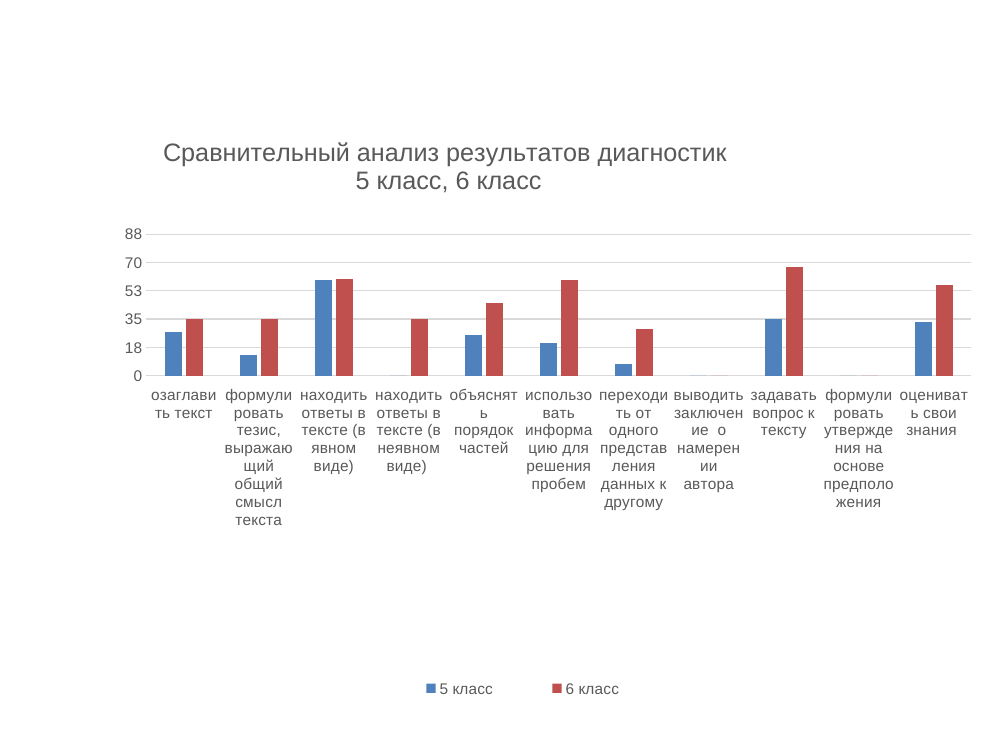
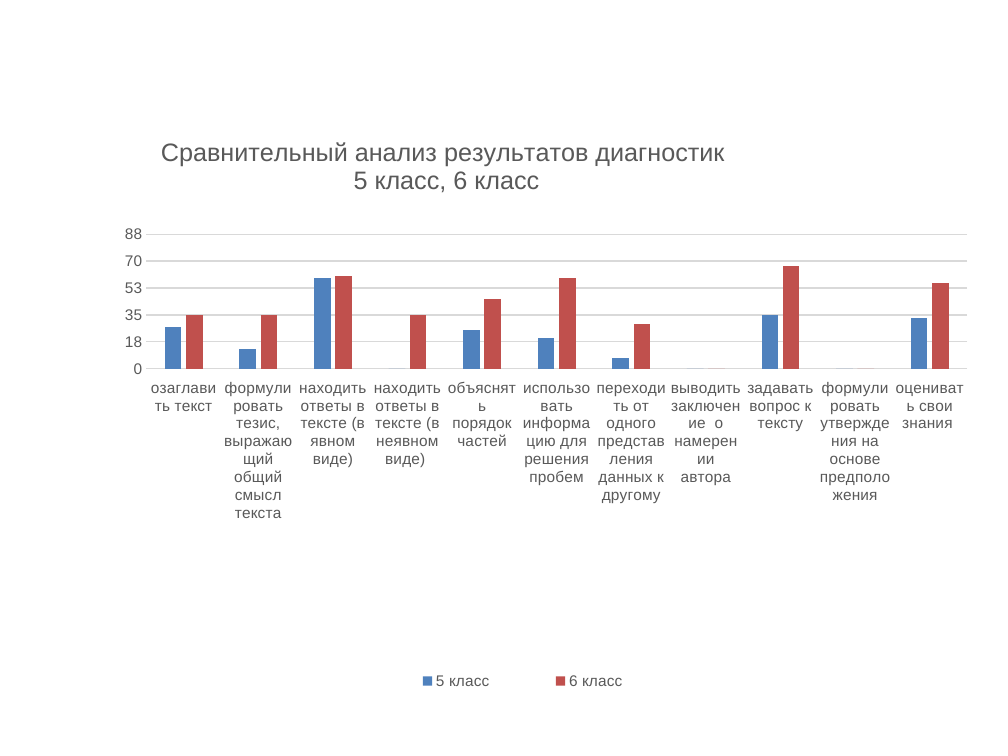
Before and after one commit to forestergr/rusinovatn-site, a slide deck: slide 23 of posts/m_17/methods_semantic_reading.pptx. Drawn at 1008x756 pixels with LibreOffice and Linux fonts; fonts in the diff are those of the drawing; background and template pictures are left out. Boxes give left, top, right and bottom in pixels: in the first picture for what was removed or moved away, otherwise in the second. Text is boxed around its words. In the diff, an @@ line names an element or a change of style, - is before the commit and + after.

```diff
--- a/posts/m_17/methods_semantic_reading.pptx
+++ b/posts/m_17/methods_semantic_reading.pptx
@@ column chart at bbox=[112, 131, 971, 697] @@
@@ plot area changed @@
@@ column chart: place and size @@
-column chart at bbox=[112, 131, 976, 704]
+column chart at bbox=[112, 131, 971, 697]
```
Also in this commit, not shown: 1 other slide changed, 4 other files.
